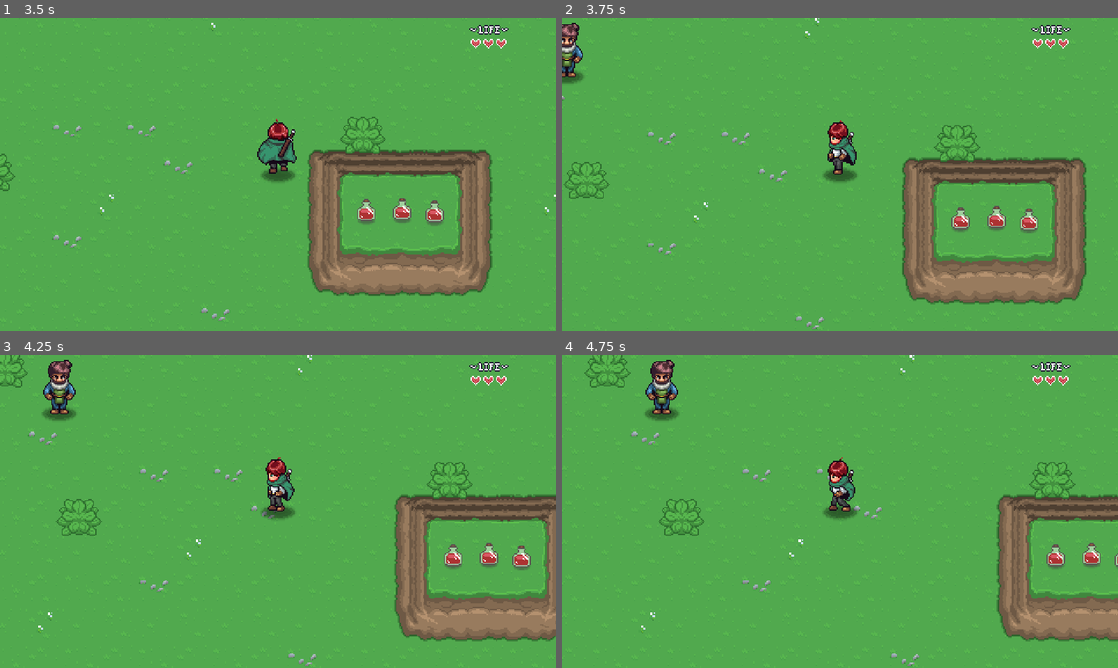
Above: before the commit, frames 1-4 (two rows, left to right).
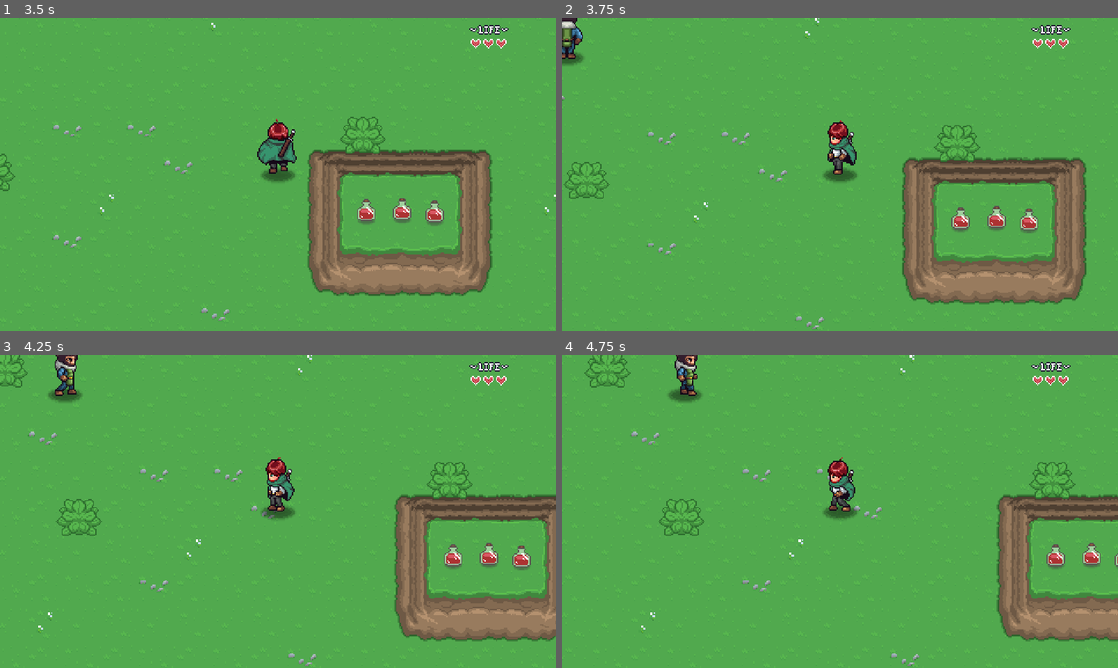
Above: after the commit, the same moments.

Repository: CaptainTiki/RPGGodot
Game: Godot game, scene res://Levels/Area01/02.tscn
Same seed, same stepped clock (60 frames per second), same inputs: the game is played once before the commit and once after it. Sound files missing from this copy of the repository are replaced by a short silence.
Inputs:
- Up to frame 1 (3.5 s): hold D (right) 0.53-1.28 s; hold Space (attack) 0.53-1.28 s; hold S (down) 1.28-2.03 s; tap Q (ability) at 1.35 s; tap Space (attack) at 1.55, 3.05 s; hold D (right) 2.03-2.78 s; hold Space (attack) 2.03-2.78 s; hold W (up) from 2.78 s (still down); tap E (interact) at 2.85 s
- Up to frame 2 (3.75 s): release W (up) at 3.53 s; hold A (left) from 3.53 s (still down); hold Shift (sprint) from 3.53 s (still down)
- Up to frame 3 (4.25 s): keep holding A (left); keep holding Shift (sprint); tap Space (attack) at 3.8 s
- Up to frame 4 (4.75 s): keep holding A (left); release Shift (sprint) at 4.28 s; tap Space (attack) at 4.35 s

Frame 1 is identical in both runs. In frame 2, 0.7% of the frame differs, in the area x 0-4%, y 0-22%; in frame 3, 1.0%; in frame 4, 1.4%, in the area x 14-26%, y 0-22%.

Commit message:
NPC Behavior
wander behavior
constrain to node

Diff:
--- a/GUI/Menus/Pause_Menu/Inventory/player_inventory.tres
+++ b/GUI/Menus/Pause_Menu/Inventory/player_inventory.tres
@@ -1,7 +1,8 @@
-[gd_resource type="Resource" script_class="InventoryData" load_steps=2 format=3 uid="uid://d364b853pds50"]
+[gd_resource type="Resource" script_class="InventoryData" load_steps=3 format=3 uid="uid://d364b853pds50"]
 
 [ext_resource type="Script" path="res://GUI/Menus/Pause_Menu/Inventory/Scripts/inventory_data.gd" id="1_4ycj1"]
+[ext_resource type="Script" path="res://GUI/Menus/Pause_Menu/Inventory/Scripts/slot_data.gd" id="2_hus4f"]
 
 [resource]
 script = ExtResource("1_4ycj1")
-slots = Array[Resource("res://GUI/Menus/Pause_Menu/Inventory/Scripts/slot_data.gd")]([null, null, null, null, null, null, null, null, null, null])
+slots = Array[ExtResource("2_hus4f")]([null, null, null, null, null, null, null, null, null, null])
--- a/Items/potion.tres
+++ b/Items/potion.tres
@@ -1,7 +1,8 @@
-[gd_resource type="Resource" script_class="ItemData" load_steps=7 format=3 uid="uid://bpua6lqkcf84t"]
+[gd_resource type="Resource" script_class="ItemData" load_steps=8 format=3 uid="uid://bpua6lqkcf84t"]
 
 [ext_resource type="AudioStream" uid="uid://cr7h72be266b8" path="res://Items/ItemEffect/hp-up.wav" id="1_6jbdq"]
 [ext_resource type="Script" path="res://Items/Scripts/item_data.gd" id="1_efty1"]
+[ext_resource type="Script" path="res://Items/ItemEffect/item_effect.gd" id="1_ndaff"]
 [ext_resource type="Script" path="res://Items/ItemEffect/item_effect_heal.gd" id="1_ydrgl"]
 [ext_resource type="Texture2D" uid="uid://b210822d6vr8k" path="res://Items/Sprites/items.png" id="2_4wusw"]
 
@@ -20,4 +21,4 @@
 name = "Potion"
 description = "This red drink restores your health!"
 texture = SubResource("AtlasTexture_xltkx")
-effects = Array[Resource("res://Items/ItemEffect/item_effect.gd")]([SubResource("Resource_4fnvl")])
+effects = Array[ExtResource("1_ndaff")]([SubResource("Resource_4fnvl")])
--- a/Levels/Area01/02.tscn
+++ b/Levels/Area01/02.tscn
@@ -10,7 +10,6 @@
 [ext_resource type="Resource" uid="uid://bpua6lqkcf84t" path="res://Items/potion.tres" id="7_ge7qr"]
 [ext_resource type="PackedScene" uid="uid://c0auuocncb36y" path="res://NPC/npc.tscn" id="9_7tlpo"]
 [ext_resource type="PackedScene" uid="uid://clq8k0tnam46n" path="res://NPC/npc_behavior_wander.tscn" id="10_4bdw3"]
-[ext_resource type="Resource" uid="uid://c77vgo64xh3dy" path="res://NPC/00_npcs/npc01.tres" id="10_noahx"]
 
 [node name="02" type="Node2D"]
 script = ExtResource("1_glst4")
@@ -64,6 +63,6 @@
 
 [node name="Npc" parent="." instance=ExtResource("9_7tlpo")]
 position = Vector2(127, 152)
-npc_resource = ExtResource("10_noahx")
 
 [node name="NpcBehaviorWander" parent="Npc" instance=ExtResource("10_4bdw3")]
+idle_duration = 2.0
--- a/NPC/npc.tscn
+++ b/NPC/npc.tscn
@@ -1,14 +1,138 @@
-[gd_scene load_steps=5 format=3 uid="uid://c0auuocncb36y"]
+[gd_scene load_steps=13 format=3 uid="uid://c0auuocncb36y"]
 
 [ext_resource type="Script" path="res://NPC/scripts/npc.gd" id="1_vlayl"]
 [ext_resource type="Texture2D" uid="uid://cspr4cbh1bop" path="res://NPC/sprites/npc_sprite.png" id="2_xddxt"]
 [ext_resource type="Texture2D" uid="uid://4gga7s8n86oh" path="res://Player/Sprites/Shadow.png" id="3_d0iir"]
 
+[sub_resource type="Animation" id="Animation_n6m2v"]
+length = 0.001
+tracks/0/type = "value"
+tracks/0/imported = false
+tracks/0/enabled = true
+tracks/0/path = NodePath("Sprite2D:frame")
+tracks/0/interp = 1
+tracks/0/loop_wrap = true
+tracks/0/keys = {
+"times": PackedFloat32Array(0),
+"transitions": PackedFloat32Array(1),
+"update": 1,
+"values": [0]
+}
+
+[sub_resource type="Animation" id="Animation_k1sbo"]
+resource_name = "idle_down"
+tracks/0/type = "value"
+tracks/0/imported = false
+tracks/0/enabled = true
+tracks/0/path = NodePath("Sprite2D:frame")
+tracks/0/interp = 1
+tracks/0/loop_wrap = true
+tracks/0/keys = {
+"times": PackedFloat32Array(0),
+"transitions": PackedFloat32Array(1),
+"update": 1,
+"values": [0]
+}
+
+[sub_resource type="Animation" id="Animation_xt8me"]
+resource_name = "idle_side"
+tracks/0/type = "value"
+tracks/0/imported = false
+tracks/0/enabled = true
+tracks/0/path = NodePath("Sprite2D:frame")
+tracks/0/interp = 1
+tracks/0/loop_wrap = true
+tracks/0/keys = {
+"times": PackedFloat32Array(0),
+"transitions": PackedFloat32Array(1),
+"update": 1,
+"values": [2]
+}
+
+[sub_resource type="Animation" id="Animation_acfxa"]
+resource_name = "idle_up"
+tracks/0/type = "value"
+tracks/0/imported = false
+tracks/0/enabled = true
+tracks/0/path = NodePath("Sprite2D:frame")
+tracks/0/interp = 1
+tracks/0/loop_wrap = true
+tracks/0/keys = {
+"times": PackedFloat32Array(0),
+"transitions": PackedFloat32Array(1),
+"update": 1,
+"values": [1]
+}
+
+[sub_resource type="Animation" id="Animation_h0sa5"]
+resource_name = "walk_down"
+length = 1.2
+loop_mode = 1
+tracks/0/type = "value"
+tracks/0/imported = false
+tracks/0/enabled = true
+tracks/0/path = NodePath("Sprite2D:frame")
+tracks/0/interp = 1
+tracks/0/loop_wrap = true
+tracks/0/keys = {
+"times": PackedFloat32Array(0, 0.2, 0.4, 0.6, 0.8, 1),
+"transitions": PackedFloat32Array(1, 1, 1, 1, 1, 1),
+"update": 1,
+"values": [3, 4, 5, 6, 5, 4]
+}
+
+[sub_resource type="Animation" id="Animation_g5vxa"]
+resource_name = "walk_side"
+length = 1.2
+loop_mode = 1
+tracks/0/type = "value"
+tracks/0/imported = false
+tracks/0/enabled = true
+tracks/0/path = NodePath("Sprite2D:frame")
+tracks/0/interp = 1
+tracks/0/loop_wrap = true
+tracks/0/keys = {
+"times": PackedFloat32Array(0, 0.2, 0.4, 0.6, 0.8, 1),
+"transitions": PackedFloat32Array(1, 1, 1, 1, 1, 1),
+"update": 1,
+"values": [11, 12, 13, 14, 13, 12]
+}
+
+[sub_resource type="Animation" id="Animation_lgstt"]
+resource_name = "walk_up"
+length = 1.2
+loop_mode = 1
+tracks/0/type = "value"
+tracks/0/imported = false
+tracks/0/enabled = true
+tracks/0/path = NodePath("Sprite2D:frame")
+tracks/0/interp = 1
+tracks/0/loop_wrap = true
+tracks/0/keys = {
+"times": PackedFloat32Array(0, 0.2, 0.4, 0.6, 0.8, 1),
+"transitions": PackedFloat32Array(1, 1, 1, 1, 1, 1),
+"update": 1,
+"values": [7, 8, 9, 10, 9, 8]
+}
+
+[sub_resource type="AnimationLibrary" id="AnimationLibrary_3cp8q"]
+_data = {
+"RESET": SubResource("Animation_n6m2v"),
+"idle_down": SubResource("Animation_k1sbo"),
+"idle_side": SubResource("Animation_xt8me"),
+"idle_up": SubResource("Animation_acfxa"),
+"walk_down": SubResource("Animation_h0sa5"),
+"walk_side": SubResource("Animation_g5vxa"),
+"walk_up": SubResource("Animation_lgstt")
+}
+
 [sub_resource type="CapsuleShape2D" id="CapsuleShape2D_jkl4w"]
 radius = 5.0
 height = 20.0
 
-[node name="Npc" type="Node2D"]
+[node name="Npc" type="CharacterBody2D"]
+collision_layer = 0
+collision_mask = 16
 script = ExtResource("1_vlayl")
 
 [node name="Sprite2D" type="Sprite2D" parent="."]
@@ -23,12 +147,12 @@
 texture = ExtResource("3_d0iir")
 
 [node name="AnimationPlayer" type="AnimationPlayer" parent="."]
+libraries = {
+"": SubResource("AnimationLibrary_3cp8q")
+}
+autoplay = "idle_down"
 
-[node name="Area2D" type="Area2D" parent="."]
-collision_layer = 0
-collision_mask = 16
-
-[node name="CollisionShape2D" type="CollisionShape2D" parent="Area2D"]
+[node name="CollisionShape2D" type="CollisionShape2D" parent="."]
 rotation = 1.5708
 shape = SubResource("CapsuleShape2D_jkl4w")
 debug_color = Color(0, 0.6, 0.701961, 0)
--- a/NPC/npc_behavior_wander.tscn
+++ b/NPC/npc_behavior_wander.tscn
@@ -1,6 +1,12 @@
-[gd_scene load_steps=2 format=3 uid="uid://clq8k0tnam46n"]
+[gd_scene load_steps=3 format=3 uid="uid://clq8k0tnam46n"]
 
 [ext_resource type="Script" path="res://NPC/scripts/npc_behavior_wander.gd" id="1_w8n8e"]
 
-[node name="NpcBehaviorWander" type="Node2D"]
+[sub_resource type="CircleShape2D" id="CircleShape2D_iotrj"]
+
+[node name="NpcWanderBehavior" type="Node2D"]
 script = ExtResource("1_w8n8e")
+
+[node name="CollisionShape2D" type="CollisionShape2D" parent="."]
+shape = SubResource("CircleShape2D_iotrj")
+debug_color = Color(0.623529, 0.529412, 0.12549, 0.0352941)
--- a/NPC/scripts/npc.gd
+++ b/NPC/scripts/npc.gd
@@ -7,8 +7,9 @@
 var state: String = "idle"
 var direction : Vector2 = Vector2.DOWN
 var direction_name : String = "down"
+var do_behavior : bool = true
 
-@export var npc_resource : NPCResource
+@export var npc_resource : NPCResource : set = _set_npc_resource
 
 @onready var sprite = $Sprite2D
 @onready var animation_player = $AnimationPlayer
@@ -18,8 +19,41 @@
 	setup_npc()
 	if Engine.is_editor_hint():
 		return
+	do_behavior_enabled.emit()
 	pass
+
+func _physics_process(delta: float) -> void:
+	move_and_slide()
+
+
+func update_animation() -> void:
+	animation_player.play(state + "_" + direction_name)
+
+func update_direction(target_position : Vector2) -> void:
+	direction = global_position.direction_to(target_position)
+	update_direction_name()
+	if direction_name == "side" and direction.x < 0:
+		sprite.flip_h = true
+	else:
+		sprite.flip_h = false
+
+func update_direction_name() -> void:
+	var threshold : float = 0.45
+	if direction.y < -threshold:
+		direction_name = "up"
+	elif direction.y > threshold:
+		direction_name = "down"
+	elif direction.x > threshold || direction.x < -threshold:
+		direction_name = "side"
+
 
 func setup_npc() -> void:
 	if npc_resource:
-		sprite.texture = npc_resource.sprite
+		if sprite:
+			sprite.texture = npc_resource.sprite
+
+
+func _set_npc_resource(_npc : NPCResource) -> void:
+	npc_resource = _npc
+	setup_npc()
+	pass
--- a/NPC/scripts/npc_behavior.gd
+++ b/NPC/scripts/npc_behavior.gd
@@ -7,4 +7,7 @@
 	var p = get_parent()
 	if p is NPC:
 		npc = p as NPC
-		#connect to signal
+		npc.do_behavior_enabled.connect(start)
+
+func start() -> void:
+	pass
--- a/NPC/scripts/npc_behavior_wander.gd
+++ b/NPC/scripts/npc_behavior_wander.gd
@@ -1,13 +1,62 @@
+@tool
 extends NPCBehavior
 
 
+const DIRECTIONS = [Vector2.UP, Vector2.RIGHT, Vector2.DOWN, Vector2.LEFT]
+
+#range in scale of tiles
+@export var wander_range : int = 2 : set = _set_wander_range
+@export var wander_speed : float = 30.0
+@export var wander_duration : float = 1.0
+@export var idle_duration : float = 1.0
+
+var original_position : Vector2
+
+func _set_wander_range(v : int ) -> void:
+	wander_range = v
+	$CollisionShape2D.shape.radius = v * 32.0 #32 is how many pixles per tile in the tilemap
+
+	pass
 
 
-# Called when the node enters the scene tree for the first time.
 func _ready():
-	pass # Replace with function body.
+	if Engine.is_editor_hint():
+		return
+	super() #runs parent ready - then come back to run the rest
+	$CollisionShape2D.queue_free()
+	original_position = npc.global_position
+	pass
+
+func _process(_delta: float) -> void:
+	if Engine.is_editor_hint():
+		return
+	if abs(global_position.distance_to(original_position)) > wander_range * 32:
+		npc.velocity *= -1
+		npc.direction *= -1
+		npc.update_direction(global_position + npc.direction)
+		npc.update_animation()
 
 
-# Called every frame. 'delta' is the elapsed time since the previous frame.
-func _process(delta):
+func start() -> void:
+	#IDLE PHASE
+	if npc.do_behavior == false:
+		return
+	npc.state = "idle"
+	npc.velocity = Vector2.ZERO
+	npc.update_animation()
+	await get_tree().create_timer(randf() * idle_duration + idle_duration * 0.5).timeout
+
+	#WALK PHASE
+	npc.state = "walk"
+	var _dir : Vector2 = DIRECTIONS[randi_range(0,3)]
+	npc.direction = _dir
+	npc.velocity = wander_speed * _dir
+	npc.update_direction(global_position + _dir)
+	npc.update_animation()
+	await get_tree().create_timer(randf() * wander_duration + wander_duration * 0.5).timeout
+
+	#REPEAT
+	if npc.do_behavior == false:
+		return
+	start()
 	pass
--- a/default_bus_layout.tres
+++ b/default_bus_layout.tres
@@ -1,11 +1,12 @@
 [gd_resource type="AudioBusLayout" format=3 uid="uid://bcswwpmja085d"]
 
 [resource]
+bus/0/volume_db = 0.120588
 bus/1/name = &"Music"
 bus/1/solo = false
 bus/1/mute = false
 bus/1/bypass_fx = false
-bus/1/volume_db = -5.93075
+bus/1/volume_db = -20.536
 bus/1/send = &"Master"
 bus/2/name = &"SFX"
 bus/2/solo = false
--- a/project.godot
+++ b/project.godot
@@ -12,7 +12,7 @@
 
 config/name="RPGGodot"
 run/main_scene="res://Levels/Area01/02.tscn"
-config/features=PackedStringArray("4.2", "Forward Plus")
+config/features=PackedStringArray("4.3", "Forward Plus")
 config/icon="res://icon.svg"
 
 [autoload]
@@ -37,59 +37,59 @@
 
 up={
 "deadzone": 0.5,
-"events": [Object(InputEventKey,"resource_local_to_scene":fa …(172 unchanged characters)… eycode":87,"key_label":0,"unicode":119,"echo":false,"script":null)
-, Object(InputEventKey,"resource_local_to_scene":false,"reso …(166 unchanged characters)… ode":4194320,"key_label":0,"unicode":0,"echo":false,"script":null)
+"events": [Object(InputEventKey,"resource_local_to_scene":fa …(172 unchanged characters)… eycode":87,"key_label":0,"unicode":119,"location":0,"echo":false,"script":null)
+, Object(InputEventKey,"resource_local_to_scene":false,"reso …(166 unchanged characters)… ode":4194320,"key_label":0,"unicode":0,"location":0,"echo":false,"script":null)
 , Object(InputEventJoypadButton,"resource_local_to_scene":false,"resource_name":"","device":-1,"button_index":11,"pressure":0.0,"pressed":true,"script":null)
 , Object(InputEventJoypadMotion,"resource_local_to_scene":false,"resource_name":"","device":-1,"axis":1,"axis_value":-1.0,"script":null)
 ]
 }
 down={
 "deadzone": 0.5,
-"events": [Object(InputEventKey,"resource_local_to_scene":fa …(172 unchanged characters)… eycode":83,"key_label":0,"unicode":115,"echo":false,"script":null)
-, Object(InputEventKey,"resource_local_to_scene":false,"reso …(166 unchanged characters)… ode":4194322,"key_label":0,"unicode":0,"echo":false,"script":null)
+"events": [Object(InputEventKey,"resource_local_to_scene":fa …(172 unchanged characters)… eycode":83,"key_label":0,"unicode":115,"location":0,"echo":false,"script":null)
+, Object(InputEventKey,"resource_local_to_scene":false,"reso …(166 unchanged characters)… ode":4194322,"key_label":0,"unicode":0,"location":0,"echo":false,"script":null)
 , Object(InputEventJoypadButton,"resource_local_to_scene":false,"resource_name":"","device":-1,"button_index":12,"pressure":0.0,"pressed":true,"script":null)
 , Object(InputEventJoypadMotion,"resource_local_to_scene":false,"resource_name":"","device":-1,"axis":1,"axis_value":1.0,"script":null)
 ]
 }
 left={
 "deadzone": 0.5,
-"events": [Object(InputEventKey,"resource_local_to_scene":fa …(171 unchanged characters)… keycode":65,"key_label":0,"unicode":97,"echo":false,"script":null)
-, Object(InputEventKey,"resource_local_to_scene":false,"reso …(166 unchanged characters)… ode":4194319,"key_label":0,"unicode":0,"echo":false,"script":null)
+"events": [Object(InputEventKey,"resource_local_to_scene":fa …(171 unchanged characters)… keycode":65,"key_label":0,"unicode":97,"location":0,"echo":false,"script":null)
+, Object(InputEventKey,"resource_local_to_scene":false,"reso …(166 unchanged characters)… ode":4194319,"key_label":0,"unicode":0,"location":0,"echo":false,"script":null)
 , Object(InputEventJoypadButton,"resource_local_to_scene":false,"resource_name":"","device":-1,"button_index":13,"pressure":0.0,"pressed":true,"script":null)
 , Object(InputEventJoypadMotion,"resource_local_to_scene":false,"resource_name":"","device":-1,"axis":0,"axis_value":-1.0,"script":null)
 ]
 }
 right={
 "deadzone": 0.5,
-"events": [Object(InputEventKey,"resource_local_to_scene":fa …(172 unchanged characters)… eycode":68,"key_label":0,"unicode":100,"echo":false,"script":null)
-, Object(InputEventKey,"resource_local_to_scene":false,"reso …(166 unchanged characters)… ode":4194321,"key_label":0,"unicode":0,"echo":false,"script":null)
+"events": [Object(InputEventKey,"resource_local_to_scene":fa …(172 unchanged characters)… eycode":68,"key_label":0,"unicode":100,"location":0,"echo":false,"script":null)
+, Object(InputEventKey,"resource_local_to_scene":false,"reso …(166 unchanged characters)… ode":4194321,"key_label":0,"unicode":0,"location":0,"echo":false,"script":null)
 , Object(InputEventJoypadButton,"resource_local_to_scene":false,"resource_name":"","device":-1,"button_index":14,"pressure":0.0,"pressed":true,"script":null)
 , Object(InputEventJoypadMotion,"resource_local_to_scene":false,"resource_name":"","device":-1,"axis":0,"axis_value":1.0,"script":null)
 ]
 }
 attack={
 "deadzone": 0.5,
-"events": [Object(InputEventKey,"resource_local_to_scene":fa …(171 unchanged characters)… keycode":32,"key_label":0,"unicode":32,"echo":false,"script":null)
+"events": [Object(InputEventKey,"resource_local_to_scene":fa …(171 unchanged characters)… keycode":32,"key_label":0,"unicode":32,"location":0,"echo":false,"script":null)
 ]
 }
 pause={
 "deadzone": 0.5,
-"events": [Object(InputEventKey,"resource_local_to_scene":fa …(175 unchanged characters)… ode":4194305,"key_label":0,"unicode":0,"echo":false,"script":null)
+"events": [Object(InputEventKey,"resource_local_to_scene":fa …(175 unchanged characters)… ode":4194305,"key_label":0,"unicode":0,"location":0,"echo":false,"script":null)
 ]
 }
 interact={
 "deadzone": 0.5,
-"events": [Object(InputEventKey,"resource_local_to_scene":fa …(172 unchanged characters)… eycode":69,"key_label":0,"unicode":101,"echo":false,"script":null)
+"events": [Object(InputEventKey,"resource_local_to_scene":fa …(172 unchanged characters)… eycode":69,"key_label":0,"unicode":101,"location":0,"echo":false,"script":null)
 ]
 }
 sprint={
 "deadzone": 0.5,
-"events": [Object(InputEventKey,"resource_local_to_scene":fa …(175 unchanged characters)… ode":4194325,"key_label":0,"unicode":0,"echo":false,"script":null)
+"events": [Object(InputEventKey,"resource_local_to_scene":fa …(175 unchanged characters)… ode":4194325,"key_label":0,"unicode":0,"location":0,"echo":false,"script":null)
 ]
 }
 ability={
 "deadzone": 0.5,
-"events": [Object(InputEventKey,"resource_local_to_scene":fa …(172 unchanged characters)… eycode":81,"key_label":0,"unicode":113,"echo":false,"script":null)
+"events": [Object(InputEventKey,"resource_local_to_scene":fa …(172 unchanged characters)… eycode":81,"key_label":0,"unicode":113,"location":0,"echo":false,"script":null)
 ]
 }
 
Not shown: 1 places in Levels/Area01/02.tscn that only renumber resources
